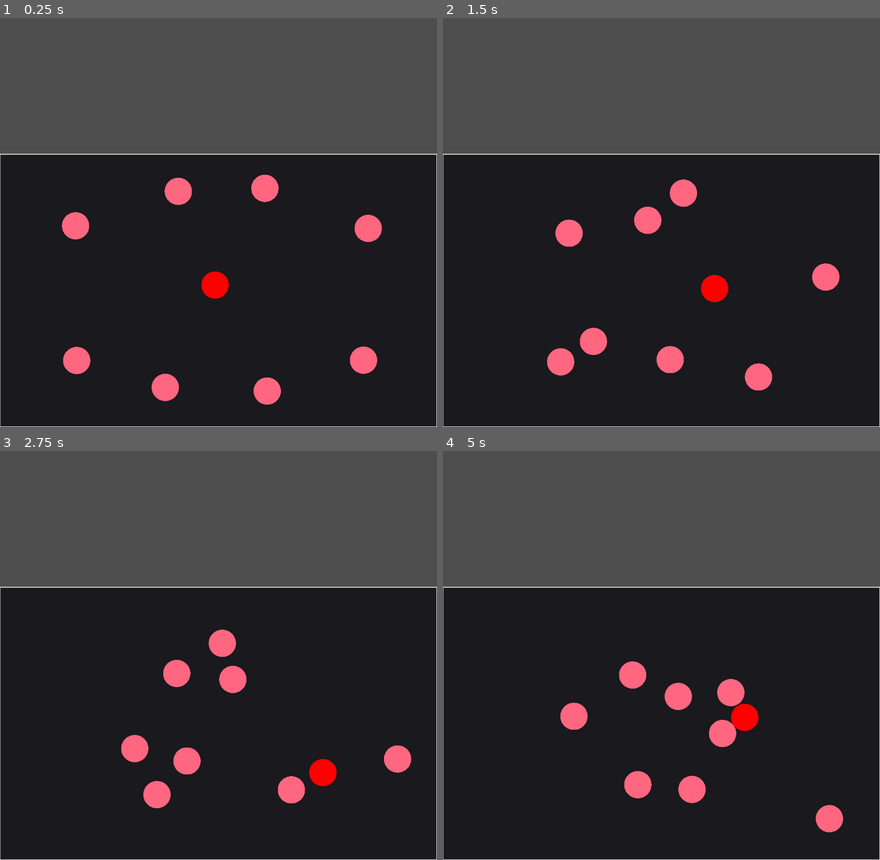
Above: before the commit, frames 1-4 (two rows, left to right).
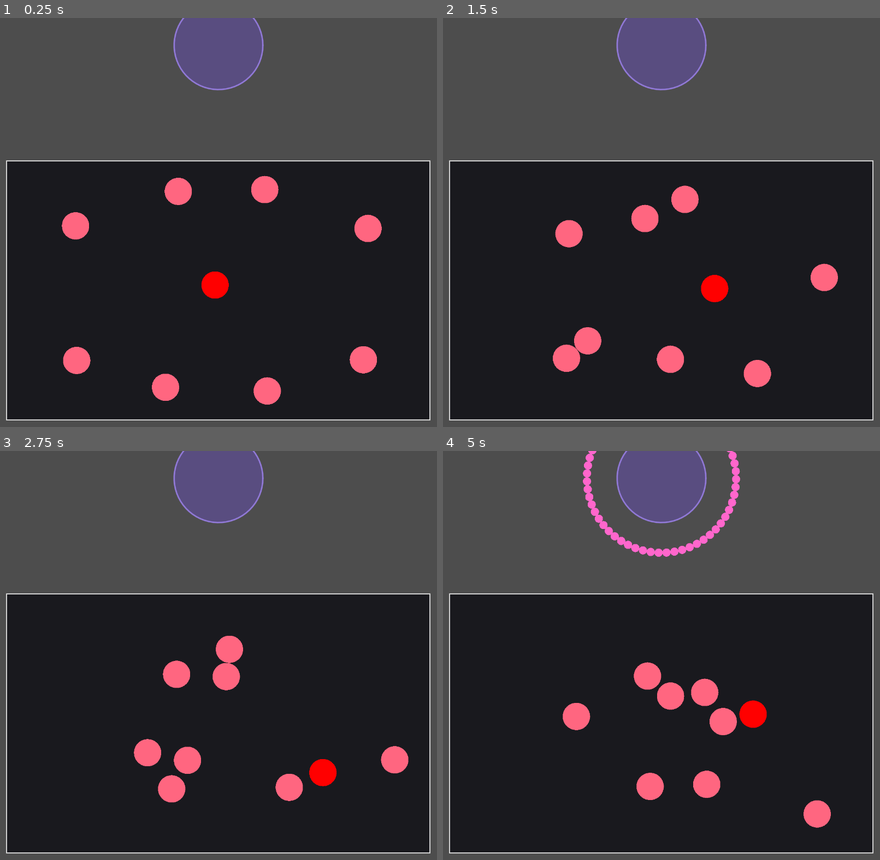
Above: after the commit, the same moments.

Repository: quantaji/domiova-demo
Game: Godot game, scene res://scenes/gameplay/level_1.tscn
The game is run twice, just before and just after one commit, with the same random seed, the same clock (stepped at 60 frames per second) and the same inputs. Before the commit the project starts from res://scenes/level_1.tscn.
Inputs:
- Up to frame 1 (0.25 s): no input
- Up to frame 2 (1.5 s): hold D (move_right) 0.53-1.28 s; hold S (move_down) from 1.28 s (still down)
- Up to frame 3 (2.75 s): release S (move_down) at 2.03 s; hold D (move_right) from 2.03 s (still down)
- Up to frame 4 (5 s): release D (move_right) at 2.78 s; hold W (move_up) 2.78-3.53 s; hold A (move_left) from 3.53 s (still down)

The runs differ from the first frame. In frame 1, 9.1% of the frame differs, in the area x 0-100%, y 0-100%; in frame 2, 9.9%; in frame 3, 11%; in frame 4, 13%.

Commit message:
add emitter

Diff:
--- a/config.json
+++ b/config.json
@@ -1,10 +1,13 @@
 {
     "world": {
         "arena": {
-            "width": 1280,
-            "height": 800,
-            "position_x": 0,
-            "position_y": 400,
+            "width": 1240,
+            "height": 760,
+            "position_x": 20,
+            "position_y": 420,
+            "bounce_margin": 5.0,
+            "bounce_speed": 150.0,
+            "bounce_control_lockout": 0.2,
             "background_color": {
                 "r": 0.10,
                 "g": 0.10,
@@ -24,6 +27,37 @@
             "velocity_change_factor": 0.8,
             "min_explosion_speed": 150.0,
             "collision_cooldown": 0.3
+        },
+        "far_field": {
+            "position_x": 640,
+            "position_y": 80,
+            "pituitary_radius": 130,
+            "emission_origin_offset_y": 110,
+            "pituitary_color": {"r": 0.4, "g": 0.3, "b": 0.7, "a": 0.5},
+            "pituitary_border_color": {"r": 0.6, "g": 0.5, "b": 0.9, "a": 0.9},
+            "pituitary_border_width": 3.0
+        },
+        "hormone": {
+            "pellet_pool_size": 400,
+            "pellet_lifetime": 12.0,
+            "fsh": {
+                "color": {"r": 1.0, "g": 0.4, "b": 0.8},
+                "speed": 90.0,
+                "oscillation_amplitude": 50.0,
+                "oscillation_frequency": 0.5,
+                "emission_interval": 4.0,
+                "emission_count": 60,
+                "pellet_radius": 12.0
+            },
+            "lh": {
+                "color": {"r": 1.0, "g": 0.9, "b": 0.2},
+                "speed": 90.0,
+                "oscillation_amplitude": 15.0,
+                "oscillation_frequency": 1.2,
+                "emission_interval": 8.12512413412,
+                "emission_count": 40,
+                "pellet_radius": 10.5
+            }
         }
     },
     "player_follicle": {
--- a/project.godot
+++ b/project.godot
@@ -11,7 +11,7 @@
 [application]
 
 config/name="ovaquest-demo"
-run/main_scene="uid://dhtsfrsgl43go"
+run/main_scene="res://scenes/gameplay/level_1.tscn"
 config/features=PackedStringArray("4.6", "GL Compatibility")
 config/icon="res://icon.svg"
 
--- /dev/null
+++ b/scenes/gameplay/entities/hormone_pellet.tscn
@@ -0,0 +1,15 @@
+[gd_scene format=3 uid="uid://bvx8q7h3m5ykr"]
+
+[ext_resource type="Script" path="res://scripts/gameplay/HormonePellet.gd" id="1_pellet"]
+
+[sub_resource type="CircleShape2D" id="CircleShape2D_pellet"]
+radius = 12.0
+
+[node name="HormonePellet" type="Area2D"]
+z_index = 5
+collision_layer = 2
+collision_mask = 1
+script = ExtResource("1_pellet")
+
+[node name="CollisionShape2D" type="CollisionShape2D" parent="."]
+shape = SubResource("CircleShape2D_pellet")
--- a/scenes/npc_follicle.tscn
+++ b/scenes/gameplay/entities/npc_follicle.tscn
@@ -6,6 +6,7 @@
 radius = 40.0
 
 [node name="NPCFollicle" type="CharacterBody2D" unique_id=1639706557]
+z_index = 10
 script = ExtResource("1_58e6q")
 
 [node name="CollisionShape2D" type="CollisionShape2D" parent="." unique_id=1134839346]
--- a/scenes/player_follicle.tscn
+++ b/scenes/gameplay/entities/player_follicle.tscn
@@ -6,6 +6,7 @@
 radius = 40.0
 
 [node name="PlayerFollicle" type="CharacterBody2D" unique_id=633670912]
+z_index = 10
 script = ExtResource("1_ghl4i")
 
 [node name="CollisionShape2D" type="CollisionShape2D" parent="." unique_id=667992620]
--- /dev/null
+++ b/scenes/gameplay/far_field.tscn
@@ -0,0 +1,12 @@
+[gd_scene format=3 uid="uid://cr4p5m8nq3vwf"]
+
+[ext_resource type="Script" path="res://scripts/gameplay/FarField.gd" id="1_farfield"]
+
+[node name="FarField" type="Node2D"]
+script = ExtResource("1_farfield")
+
+[node name="EmissionOrigin" type="Marker2D" parent="."]
+position = Vector2(0, 110)
+gizmo_extents = 10.0
+
+[node name="PelletContainer" type="Node2D" parent="."]
--- /dev/null
+++ b/scenes/gameplay/level_1.tscn
@@ -0,0 +1,59 @@
+[gd_scene format=3 uid="uid://dhtsfrsgl43go"]
+
+[ext_resource type="Script" uid="uid://bsoy83yi2rcd" path="res://scripts/gameplay/NearField.gd" id="1_014kd"]
+[ext_resource type="PackedScene" uid="uid://dxf2j2dckcm4f" path="res://scenes/gameplay/entities/player_follicle.tscn" id="2_rus8k"]
+[ext_resource type="PackedScene" uid="uid://8bxaana8c1qp" path="res://scenes/gameplay/entities/npc_follicle.tscn" id="3_5xbjy"]
+[ext_resource type="PackedScene" uid="uid://cr4p5m8nq3vwf" path="res://scenes/gameplay/far_field.tscn" id="4_farfield"]
+
+[node name="Level1" type="Node2D" unique_id=825234147]
+
+[node name="FarField" parent="." instance=ExtResource("4_farfield")]
+position = Vector2(640, 80)
+
+[node name="NearField" type="Node2D" parent="." unique_id=2119386231]
+script = ExtResource("1_014kd")
+
+[node name="Entities" type="Node2D" parent="NearField" unique_id=1233198906]
+
+[node name="PlayerFollicle" parent="NearField/Entities" unique_id=633670912 instance=ExtResource("2_rus8k")]
+position = Vector2(640, 800)
+
+[node name="NPCFollicle1" parent="NearField/Entities" unique_id=1639706557 instance=ExtResource("3_5xbjy")]
+position = Vector2(200, 600)
+speed = null
+play_rect = null
+
+[node name="NPCFollicle2" parent="NearField/Entities" unique_id=2009024797 instance=ExtResource("3_5xbjy")]
+position = Vector2(500, 500)
+speed = null
+play_rect = null
+
+[node name="NPCFollicle3" parent="NearField/Entities" unique_id=1089934688 instance=ExtResource("3_5xbjy")]
+position = Vector2(800, 500)
+speed = null
+play_rect = null
+
+[node name="NPCFollicle4" parent="NearField/Entities" unique_id=373220766 instance=ExtResource("3_5xbjy")]
+position = Vector2(1080, 600)
+speed = null
+play_rect = null
+
+[node name="NPCFollicle5" parent="NearField/Entities" unique_id=1913205430 instance=ExtResource("3_5xbjy")]
+position = Vector2(1080, 1000)
+speed = null
+play_rect = null
+
+[node name="NPCFollicle6" parent="NearField/Entities" unique_id=797580051 instance=ExtResource("3_5xbjy")]
+position = Vector2(800, 1100)
+speed = null
+play_rect = null
+
+[node name="NPCFollicle7" parent="NearField/Entities" unique_id=2075418578 instance=ExtResource("3_5xbjy")]
+position = Vector2(500, 1100)
+speed = null
+play_rect = null
+
+[node name="NPCFollicle8" parent="NearField/Entities" unique_id=2086396252 instance=ExtResource("3_5xbjy")]
+position = Vector2(200, 1000)
+speed = null
+play_rect = null
--- a/scenes/level_1.tscn
+++ /dev/null
@@ -1,55 +0,0 @@
-[gd_scene format=3 uid="uid://dhtsfrsgl43go"]
-
-[ext_resource type="Script" uid="uid://bsoy83yi2rcd" path="res://scripts/ui/PlayArea.gd" id="1_014kd"]
-[ext_resource type="PackedScene" uid="uid://dxf2j2dckcm4f" path="res://scenes/player_follicle.tscn" id="2_rus8k"]
-[ext_resource type="PackedScene" uid="uid://8bxaana8c1qp" path="res://scenes/npc_follicle.tscn" id="3_5xbjy"]
-
-[node name="Level1" type="Node2D" unique_id=825234147]
-
-[node name="PlayArea" type="Node2D" parent="." unique_id=2119386231]
-script = ExtResource("1_014kd")
-
-[node name="Entities" type="Node2D" parent="PlayArea" unique_id=1233198906]
-
-[node name="PlayerFollicle" parent="PlayArea/Entities" unique_id=633670912 instance=ExtResource("2_rus8k")]
-position = Vector2(640, 800)
-
-[node name="NPCFollicle1" parent="PlayArea/Entities" unique_id=1639706557 instance=ExtResource("3_5xbjy")]
-position = Vector2(200, 600)
-speed = null
-play_rect = null
-
-[node name="NPCFollicle2" parent="PlayArea/Entities" unique_id=2009024797 instance=ExtResource("3_5xbjy")]
-position = Vector2(500, 500)
-speed = null
-play_rect = null
-
-[node name="NPCFollicle3" parent="PlayArea/Entities" unique_id=1089934688 instance=ExtResource("3_5xbjy")]
-position = Vector2(800, 500)
-speed = null
-play_rect = null
-
-[node name="NPCFollicle4" parent="PlayArea/Entities" unique_id=373220766 instance=ExtResource("3_5xbjy")]
-position = Vector2(1080, 600)
-speed = null
-play_rect = null
-
-[node name="NPCFollicle5" parent="PlayArea/Entities" unique_id=1913205430 instance=ExtResource("3_5xbjy")]
-position = Vector2(1080, 1000)
-speed = null
-play_rect = null
-
-[node name="NPCFollicle6" parent="PlayArea/Entities" unique_id=797580051 instance=ExtResource("3_5xbjy")]
-position = Vector2(800, 1100)
-speed = null
-play_rect = null
-
-[node name="NPCFollicle7" parent="PlayArea/Entities" unique_id=2075418578 instance=ExtResource("3_5xbjy")]
-position = Vector2(500, 1100)
-speed = null
-play_rect = null
-
-[node name="NPCFollicle8" parent="PlayArea/Entities" unique_id=2086396252 instance=ExtResource("3_5xbjy")]
-position = Vector2(200, 1000)
-speed = null
-play_rect = null
--- a/scripts/core/CollisionManager.gd
+++ b/scripts/core/CollisionManager.gd
@@ -15,7 +15,7 @@
 	collision_resolver = CollisionResolver.new(collision_config, follicle_radius)
 
 
-func _physics_process(delta: float) -> void:
+func _physics_process(_delta: float) -> void:
 	var follicles = FollicleManager.get_all_follicles()
 
 	for i in range(follicles.size()):
--- a/scripts/entities/FollicleBase.gd
+++ b/scripts/entities/FollicleBase.gd
@@ -17,11 +17,14 @@
 	var size_cfg = ConfigManager.get_config("%s.size" % prefix)
 	var color_cfg = ConfigManager.get_config("%s.appearance.color" % prefix)
 
+	radius = size_cfg.collision_radius
+
 	movement_system = MovementSystem.new(
 		move_cfg.max_speed,
 		move_cfg.acceleration_factor,
 		move_cfg.deceleration_factor,
 		move_cfg.min_speed,
+		radius,
 		ConfigManager.get_config("world.arena")
 	)
 
@@ -31,7 +34,6 @@
 	var random_angle = randf_range(0, TAU)
 	movement_system.velocity = Vector2(cos(random_angle), sin(random_angle)) * random_speed
 
-	radius = size_cfg.collision_radius
 	circle_color = Color(color_cfg.r, color_cfg.g, color_cfg.b)
 
 	_init_controller()
@@ -63,13 +65,13 @@
 
 	# Move with physics using move_and_collide (not move_and_slide)
 	# This allows us to handle follicle-follicle collisions separately in CollisionManager
-	var collision = move_and_collide(movement_system.velocity * delta)
+	var _collision = move_and_collide(movement_system.velocity * delta)
 
 	# Collision with world/static bodies is handled by move_and_collide result
 	# Follicle-follicle collisions are handled by CollisionManager in a separate pass
 
-	# Clamp to bounds
-	global_position = movement_system.clamp_to_bounds(global_position)
+	# Check boundary collision and bounce
+	global_position = movement_system.check_and_bounce(global_position)
 
 
 func _draw() -> void:
--- a/scripts/entities/MovementSystem.gd
+++ b/scripts/entities/MovementSystem.gd
@@ -7,24 +7,38 @@
 var deceleration_factor: float
 var min_speed: float
 var play_rect: Rect2
+var bounce_margin: float
+var bounce_speed: float
+var bounce_control_lockout: float
+var control_lockout_timer: float = 0.0
+var radius: float
 
 
-func _init(config_speed: float, config_accel: float, config_decel: float, config_min_speed: float, config_arena: Dictionary) -> void:
+func _init(config_speed: float, config_accel: float, config_decel: float, config_min_speed: float, follicle_radius: float, config_arena: Dictionary) -> void:
 	max_speed = config_speed
 	acceleration_factor = config_accel
 	deceleration_factor = config_decel
 	min_speed = config_min_speed
+	radius = follicle_radius
 	play_rect = Rect2(
 		Vector2(config_arena["position_x"], config_arena["position_y"]),
 		Vector2(config_arena["width"], config_arena["height"])
 	)
+	bounce_margin = config_arena.get("bounce_margin", 5.0)
+	bounce_speed = config_arena.get("bounce_speed", 60.0)
+	bounce_control_lockout = config_arena.get("bounce_control_lockout", 0.2)
 
 
 ## Update velocity based on direction input using Lerp for smooth acceleration
 func update(direction: Vector2, delta: float) -> void:
+	# Update control lockout timer
+	if control_lockout_timer > 0:
+		control_lockout_timer -= delta
+		return  # Ignore input during lockout period
+
 	if direction.length_squared() > 0:
-		var target = direction.normalized() * max_speed
-		velocity = velocity.lerp(target, min(acceleration_factor * delta, 1.0))
+		var target_velocity = direction.normalized() * max_speed
+		velocity = velocity.lerp(target_velocity, min(acceleration_factor * delta, 1.0))
 		return
 
 	if velocity.length() <= min_speed:
@@ -34,9 +48,42 @@
 	velocity = velocity.lerp(target, min(deceleration_factor * delta, 1.0))
 
 
-## Clamp position to bounds
-func clamp_to_bounds(position: Vector2) -> Vector2:
-	return Vector2(
-		clamp(position.x, play_rect.position.x, play_rect.position.x + play_rect.size.x),
-		clamp(position.y, play_rect.position.y, play_rect.position.y + play_rect.size.y)
-	)
+## Check boundary collision and apply bounce
+func check_and_bounce(position: Vector2) -> Vector2:
+	var left_bound = play_rect.position.x + radius + bounce_margin
+	var right_bound = play_rect.position.x + play_rect.size.x - radius - bounce_margin
+	var top_bound = play_rect.position.y + radius + bounce_margin
+	var bottom_bound = play_rect.position.y + play_rect.size.y - radius - bounce_margin
+
+	var new_position = position
+	var bounced = false
+
+	# Left boundary: clamp position and ensure velocity points away from wall
+	if position.x < left_bound:
+		new_position.x = left_bound
+		velocity.x = max(velocity.x, bounce_speed)  # Ensure minimum bounce speed rightward
+		bounced = true
+
+	# Right boundary
+	if position.x > right_bound:
+		new_position.x = right_bound
+		velocity.x = min(velocity.x, -bounce_speed)  # Ensure minimum bounce speed leftward
+		bounced = true
+
+	# Top boundary
+	if position.y < top_bound:
+		new_position.y = top_bound
+		velocity.y = max(velocity.y, bounce_speed)  # Ensure minimum bounce speed downward
+		bounced = true
+
+	# Bottom boundary
+	if position.y > bottom_bound:
+		new_position.y = bottom_bound
+		velocity.y = min(velocity.y, -bounce_speed)  # Ensure minimum bounce speed upward
+		bounced = true
+
+	# Lock out control input for a short period after bounce
+	if bounced:
+		control_lockout_timer = bounce_control_lockout
+
+	return new_position
--- /dev/null
+++ b/scripts/gameplay/FarField.gd
@@ -0,0 +1,247 @@
+extends Node2D
+
+## FarField (Pituitary Gland) - Hormone Wave Emitter
+## Emits FSH and LH pellets in circular wave patterns toward the Near Field
+
+# Scene references
+var emission_origin: Marker2D
+var pellet_container: Node2D
+
+# Configuration
+var pituitary_radius: float
+var pituitary_color: Color
+var pituitary_border_color: Color
+var pituitary_border_width: float
+
+# Near Field boundaries (from config)
+var near_field_rect: Rect2
+
+# Object pool
+var pellet_scene: PackedScene
+var available_pellets: Array[Area2D] = []
+var active_pellets: Array[Area2D] = []
+
+# Hormone configurations
+var fsh_config: Dictionary
+var lh_config: Dictionary
+var hormone_config: Dictionary
+
+# Test emission timers (independent for FSH and LH)
+var fsh_timer: Timer
+var lh_timer: Timer
+
+
+func _ready() -> void:
+	# Get scene references
+	emission_origin = $EmissionOrigin
+	pellet_container = $PelletContainer
+
+	_load_config()
+	_initialize_pellet_pool()
+	_setup_test_timer()
+	queue_redraw()
+
+
+## Load configuration from ConfigManager
+func _load_config() -> void:
+	var far_field_cfg = ConfigManager.get_config("world.far_field")
+	pituitary_radius = far_field_cfg.pituitary_radius
+	pituitary_color = Color(
+		far_field_cfg.pituitary_color.r,
+		far_field_cfg.pituitary_color.g,
+		far_field_cfg.pituitary_color.b,
+		far_field_cfg.pituitary_color.a
+	)
+	pituitary_border_color = Color(
+		far_field_cfg.pituitary_border_color.r,
+		far_field_cfg.pituitary_border_color.g,
+		far_field_cfg.pituitary_border_color.b,
+		far_field_cfg.pituitary_border_color.a
+	)
+	pituitary_border_width = far_field_cfg.pituitary_border_width
+
+	# Load Near Field boundaries from arena config
+	var arena = ConfigManager.get_config("world.arena")
+	near_field_rect = Rect2(
+		Vector2(arena.position_x, arena.position_y),
+		Vector2(arena.width, arena.height)
+	)
+
+	# Load hormone configurations
+	hormone_config = ConfigManager.get_config("world.hormone")
+	fsh_config = hormone_config.fsh
+	lh_config = hormone_config.lh
+
+	# Load pellet scene
+	pellet_scene = load("res://scenes/gameplay/entities/hormone_pellet.tscn")
+
+
+## Initialize object pool with pre-created pellets
+func _initialize_pellet_pool() -> void:
+	var pool_size = hormone_config.pellet_pool_size
+
+	for i in range(pool_size):
+		var pellet = pellet_scene.instantiate() as Area2D
+		pellet_container.add_child(pellet)
+		pellet.visible = false
+		pellet.set_process(false)
+
+		# Connect expiration signal
+		if pellet.has_signal("pellet_expired"):
+			pellet.pellet_expired.connect(_on_pellet_expired)
+
+		available_pellets.append(pellet)
+
+	print("[FarField] Object pool initialized with %d pellets" % pool_size)
+
+
+## Draw pituitary gland visualization
+func _draw() -> void:
+	# Draw filled circle (body)
+	draw_circle(Vector2.ZERO, pituitary_radius, pituitary_color)
+
+	# Draw border
+	draw_arc(
+		Vector2.ZERO,
+		pituitary_radius,
+		0,
+		TAU,
+		64,
+		pituitary_border_color,
+		pituitary_border_width,
+		true
+	)
+
+
+## Get a pellet from the pool
+func _get_pellet_from_pool() -> Area2D:
+	var pellet: Area2D
+
+	if available_pellets.is_empty():
+		# Emergency expansion
+		print("[FarField] WARNING: Pool exhausted, creating new pellet")
+		pellet = pellet_scene.instantiate() as Area2D
+		pellet_container.add_child(pellet)
+		if pellet.has_signal("pellet_expired"):
+			pellet.pellet_expired.connect(_on_pellet_expired)
+		return pellet
+
+	pellet = available_pellets.pop_back()
+	active_pellets.append(pellet)
+	return pellet
+
+
+## Return pellet to pool
+func _return_pellet_to_pool(pellet: Area2D) -> void:
+	active_pellets.erase(pellet)
+	available_pellets.append(pellet)
+
+
+## Handle pellet expiration
+func _on_pellet_expired(pellet: Area2D) -> void:
+	_return_pellet_to_pool(pellet)
+
+
+## Get pool statistics (for debugging)
+func get_pool_stats() -> Dictionary:
+	return {
+		"available": available_pellets.size(),
+		"active": active_pellets.size(),
+		"total": available_pellets.size() + active_pellets.size()
+	}
+
+
+## Setup test emission timer
+func _setup_test_timer() -> void:
+	# FSH timer
+	fsh_timer = Timer.new()
+	fsh_timer.wait_time = fsh_config.emission_interval
+	fsh_timer.timeout.connect(_on_fsh_emission)
+	fsh_timer.autostart = true
+	add_child(fsh_timer)
+
+	# LH timer
+	lh_timer = Timer.new()
+	lh_timer.wait_time = lh_config.emission_interval
+	lh_timer.timeout.connect(_on_lh_emission)
+	lh_timer.autostart = true
+	add_child(lh_timer)
+
+	print("[FarField] Emission timers started:")
+	print("  FSH: %d pellets every %.1f seconds" % [fsh_config.emission_count, fsh_config.emission_interval])
+	print("  LH:  %d pellets every %.1f seconds" % [lh_config.emission_count, lh_config.emission_interval])
+
+
+## FSH emission callback
+func _on_fsh_emission() -> void:
+	emit_wave("FSH", fsh_config.emission_count)
+
+
+## LH emission callback
+func _on_lh_emission() -> void:
+	emit_wave("LH", lh_config.emission_count)
+
+
+## Emit a circular wave of hormone pellets
+## @param hormone_type: "FSH" or "LH"
+## @param pellet_count: Number of pellets in the wave
+func emit_wave(hormone_type: String, pellet_count: int) -> void:
+	if pellet_count <= 0:
+		return
+
+	# Get hormone configuration
+	var config: Dictionary
+	var pellet_type: int
+	if hormone_type == "FSH":
+		config = fsh_config
+		pellet_type = 0  # HormonePellet.HormoneType.FSH
+	else:
+		config = lh_config
+		pellet_type = 1  # HormonePellet.HormoneType.LH
+
+	# Calculate emission angle range (fan shape toward Near Field)
+	var angle_range = _calculate_emission_angles()
+	var start_angle = angle_range.x
+	var end_angle = angle_range.y
+	var angle_span = end_angle - start_angle
+
+	# Emit pellets in circular pattern
+	for i in range(pellet_count):
+		var pellet = _get_pellet_from_pool()
+		if not pellet:
+			print("[FarField] WARNING: No pellet available, skipping")
+			continue
+
+		# Calculate angle for this pellet (evenly distributed)
+		var t = float(i) / float(pellet_count - 1) if pellet_count > 1 else 0.5
+		var angle = start_angle + angle_span * t
+
+		# Calculate direction vector (normalized)
+		var direction = Vector2(cos(angle), sin(angle))
+
+		# Calculate spawn position (on the edge of pituitary circle)
+		var spawn_offset = direction * pituitary_radius
+		var spawn_pos = global_position + spawn_offset
+
+		# Prepare pellet parameters
+		var params = {
+			"speed": config.speed,
+			"oscillation_amplitude": config.oscillation_amplitude,
+			"oscillation_frequency": config.oscillation_frequency,
+			"lifetime": hormone_config.pellet_lifetime,
+			"radius": config.pellet_radius,
+			"color": config.color
+		}
+
+		# Activate pellet
+		pellet.activate(spawn_pos, direction, pellet_type, params)
+
+	print("[FarField] Emitted %s wave: %d pellets" % [hormone_type, pellet_count])
+
+
+## Calculate the emission angle range
+## Returns Vector2(start_angle, end_angle) in radians
+## Now emits in full 360 degrees
+func _calculate_emission_angles() -> Vector2:
+	# Emit in all directions (full circle)
+	return Vector2(0, TAU)
--- /dev/null
+++ b/scripts/gameplay/HormonePellet.gd
@@ -0,0 +1,159 @@
+extends Area2D
+
+## HormonePellet - Individual hormone particle (FSH or LH)
+## Moves in radial direction with perpendicular sine wave oscillation
+## Managed by object pool in FarField
+
+# Signal emitted when pellet needs to be recycled
+signal pellet_expired(pellet: Area2D)
+
+# Hormone type enumeration
+enum HormoneType { FSH, LH }
+
+# Current state
+var hormone_type: HormoneType = HormoneType.FSH
+var is_active: bool = false
+
+# Movement parameters
+var direction: Vector2 = Vector2.ZERO  # Normalized direction vector
+var speed: float = 180.0
+var oscillation_amplitude: float = 20.0
+var oscillation_frequency: float = 2.5
+
+# Lifecycle
+var age: float = 0.0
+var lifetime: float = 12.0
+
+# Visual
+var pellet_radius: float = 12.0
+var pellet_color: Color = Color(1.0, 0.4, 0.8)
+var start_position: Vector2 = Vector2.ZERO
+
+# Cached references
+var collision_shape: CollisionShape2D
+
+
+func _ready() -> void:
+	# Get collision shape reference
+	collision_shape = get_node("CollisionShape2D")
+
+	set_process(false)  # Disabled until activated
+	visible = false
+
+	# NOTE: Collision interaction disabled for now
+	# Will be implemented later with receptor logic and cooldown system
+	# area_entered.connect(_on_area_entered)
+	# body_entered.connect(_on_body_entered)
+
+
+## Activate pellet from object pool
+func activate(
+	spawn_pos: Vector2,
+	move_direction: Vector2,
+	type: HormoneType,
+	params: Dictionary
+) -> void:
+	# Set position and direction
+	global_position = spawn_pos
+	start_position = spawn_pos
+	direction = move_direction.normalized()
+
+	# Set hormone type
+	hormone_type = type
+
+	# Load parameters from config
+	speed = params.speed
+	oscillation_amplitude = params.oscillation_amplitude
+	oscillation_frequency = params.oscillation_frequency
+	lifetime = params.lifetime
+	pellet_radius = params.get("radius", 12.0)
+
+	# Update collision shape radius to match visual
+	if collision_shape and collision_shape.shape is CircleShape2D:
+		(collision_shape.shape as CircleShape2D).radius = pellet_radius
+
+	# Set color based on type
+	pellet_color = Color(params.color.r, params.color.g, params.color.b)
+
+	# Reset lifecycle
+	age = 0.0
+	is_active = true
+	visible = true
+	set_process(true)
+	queue_redraw()
+
+
+## Deactivate pellet and return to pool
+func deactivate() -> void:
+	is_active = false
+	visible = false
+	set_process(false)
+	age = 0.0
+
+
+func _process(delta: float) -> void:
+	if not is_active:
+		return
+
+	# Update age
+	age += delta
+
+	# Check lifetime expiration
+	if age >= lifetime:
+		_expire()
+		return
+
+	# Calculate base movement (radial direction)
+	var travel_distance = speed * age
+	var base_offset = direction * travel_distance
+
+	# Calculate perpendicular oscillation
+	var perpendicular = Vector2(-direction.y, direction.x)
+	var oscillation_offset = perpendicular * oscillation_amplitude * sin(TAU * oscillation_frequency * age)
+
+	# Apply final position
+	global_position = start_position + base_offset + oscillation_offset
+	queue_redraw()
+
+
+## Expire and request recycling
+func _expire() -> void:
+	if is_active:
+		pellet_expired.emit(self)
+		deactivate()
+
+
+## Get hormone type as string (for debugging)
+func get_type_string() -> String:
+	return "FSH" if hormone_type == HormoneType.FSH else "LH"
+
+
+## Draw pellet as a circle
+func _draw() -> void:
+	if not is_active:
+		return
+	draw_circle(Vector2.ZERO, pellet_radius, pellet_color)
+
+
+# ===== Collision Interaction (Disabled for now) =====
+# TODO: Implement receptor-based absorption logic
+# - FSH: Can be absorbed immediately by all follicles
+# - LH: Requires LH receptor (unlocked at maturity)
+# - Cooldown system: 10s between absorptions per follicle
+# - Energy transfer from pellet to follicle
+#
+# func _on_area_entered(_area: Area2D) -> void:
+# 	if is_active:
+# 		_check_absorption(_area)
+#
+# func _on_body_entered(_body: Node2D) -> void:
+# 	if is_active:
+# 		_check_absorption(_body)
+#
+# func _check_absorption(target: Node) -> void:
+# 	# Check if target is a follicle
+# 	# Check receptor availability
+# 	# Check cooldown
+# 	# Transfer energy
+# 	# Expire pellet
+# 	pass
Not shown, added: scripts/gameplay/FarField.gd.uid
Not shown, added: scripts/gameplay/HormonePellet.gd.uid
Renamed: scripts/ui/PlayArea.gd -> scripts/gameplay/NearField.gd
Renamed: scripts/ui/PlayArea.gd.uid -> scripts/gameplay/NearField.gd.uid
Not shown, changed: AGENTS.md
